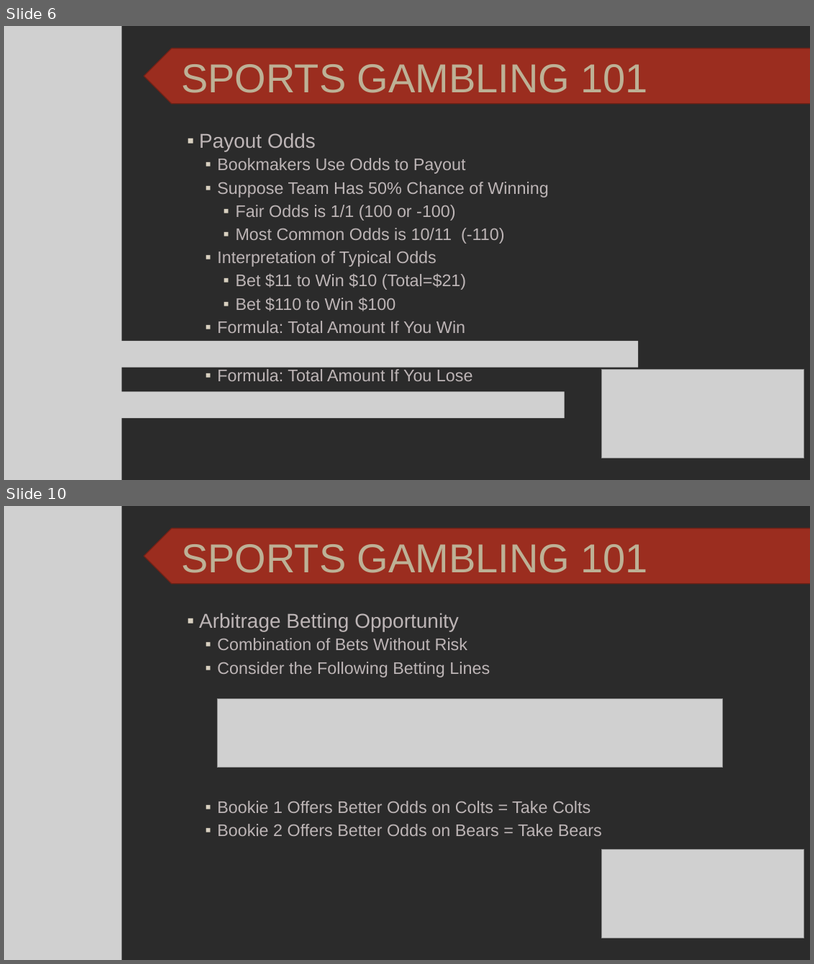
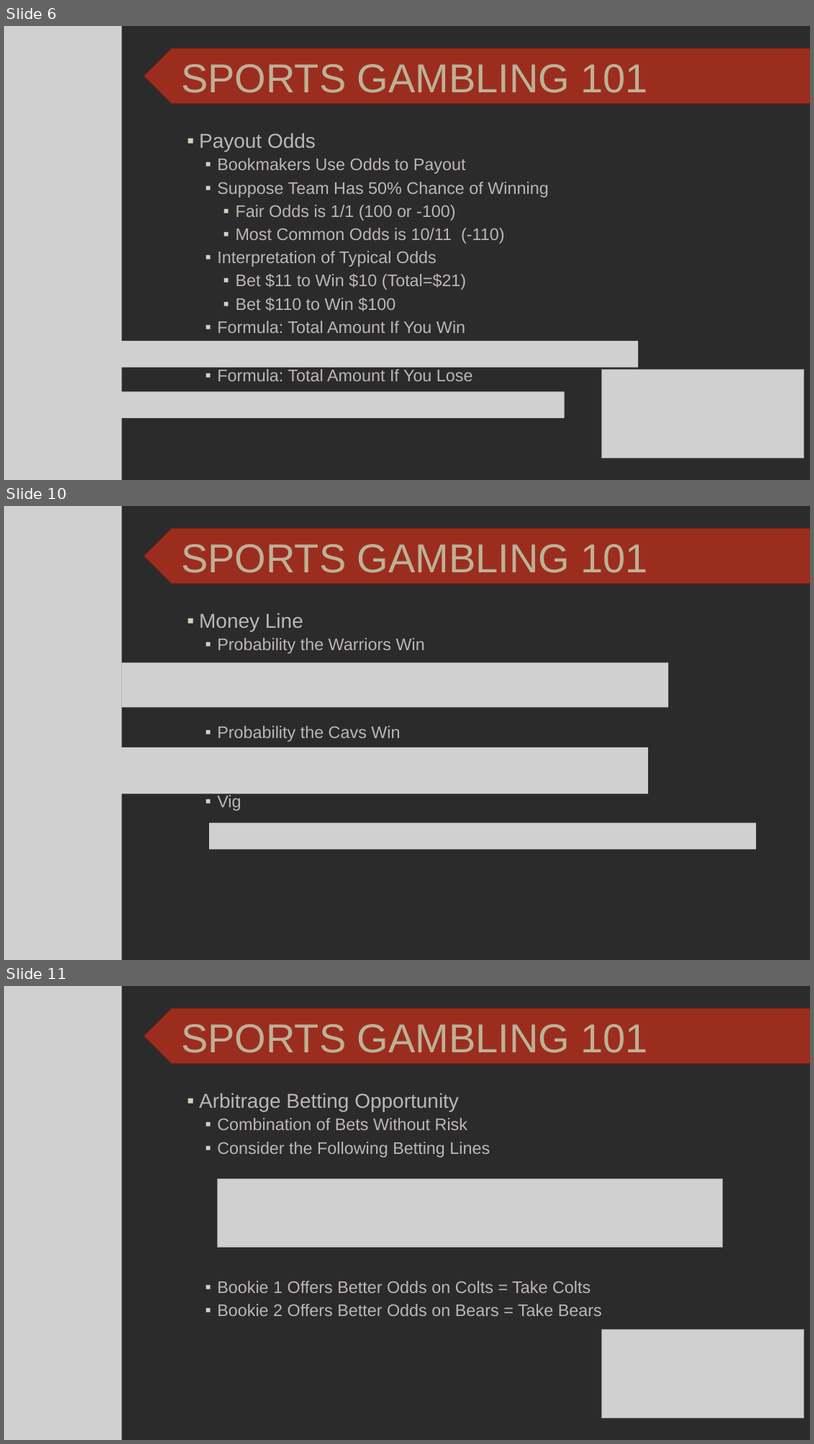
Before and after one commit to SuperMarioGiacomazzo/STOR538_WEBSITE, a slide deck: Slides/Gambling 1/Gambling_1_Lecture.pptx. Shown one above the other, each under a label of ours: slides 6 and 10 before the commit, slides 6, 10 and 11 after it; the slides between them are not shown. The pictures are 814x964 and 814x1444 pixels, drawn with LibreOffice and Linux fonts; fonts in the diff are those of the drawing; grey boxes stand for pictures; background and template pictures are left out; a plain dark background stands for a picture behind light text. Boxes give left, top, right and bottom in pixels: in the first picture for what was removed or moved away, otherwise in the second. Text is boxed around its words. In the diff, an @@ line names an element or a change of style, - is before the commit and + after.

```diff
--- a/Slides/Gambling 1/Gambling_1_Lecture.pptx
+++ b/Slides/Gambling 1/Gambling_1_Lecture.pptx
@@ slide 10 added at bbox=[4, 506, 810, 960], background picture (left out) @@
@@ picture added at bbox=[4, 506, 122, 960] @@
@@ chevron added at bbox=[144, 528, 810, 584], fill #9B2D1F, outline #732117 1 pt @@
@@ title added at bbox=[181, 544, 648, 573], 48 pt, text #BDB196 @@
+SPORTS GAMBLING 101
@@ text added at bbox=[199, 613, 425, 811], 20 pt, text #BDB5B6 @@
+▪ Money Line
+  ▪ Probability the Warriors Win
+  ▪ Probability the Cavs Win
+  ▪ Vig
@@ picture added at bbox=[121, 663, 669, 708] @@
@@ picture added at bbox=[101, 747, 649, 794] @@
@@ picture added at bbox=[209, 822, 756, 849] @@
@@ what was slide 10 is now slide 11 @@
```
Also in this commit, not shown: 7 slides changed, 4 slides removed, 3 other files.
